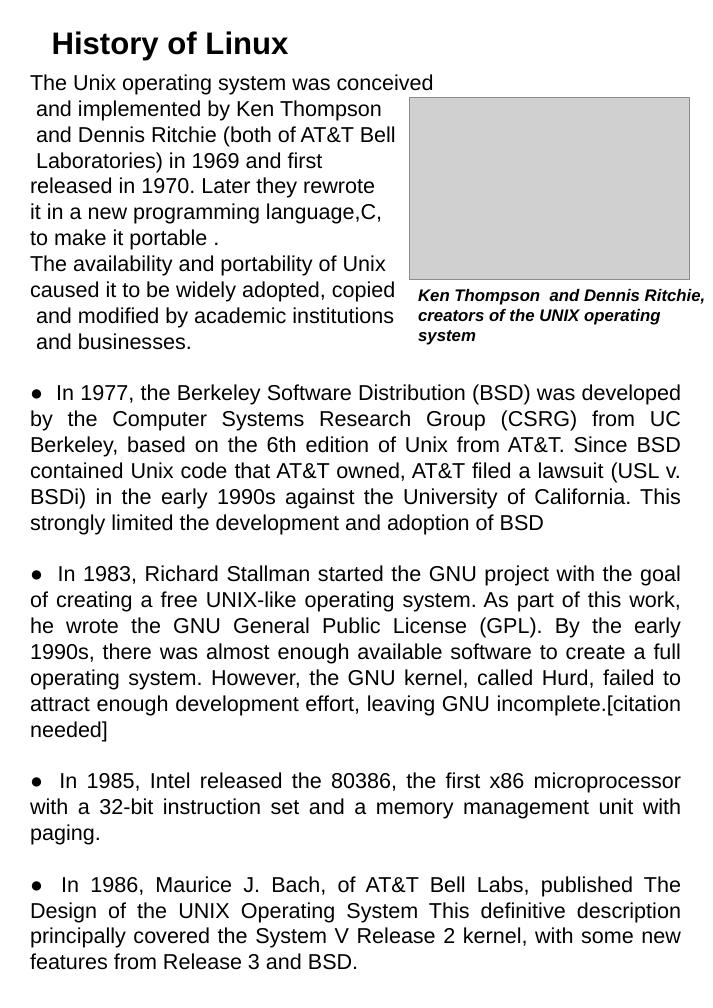
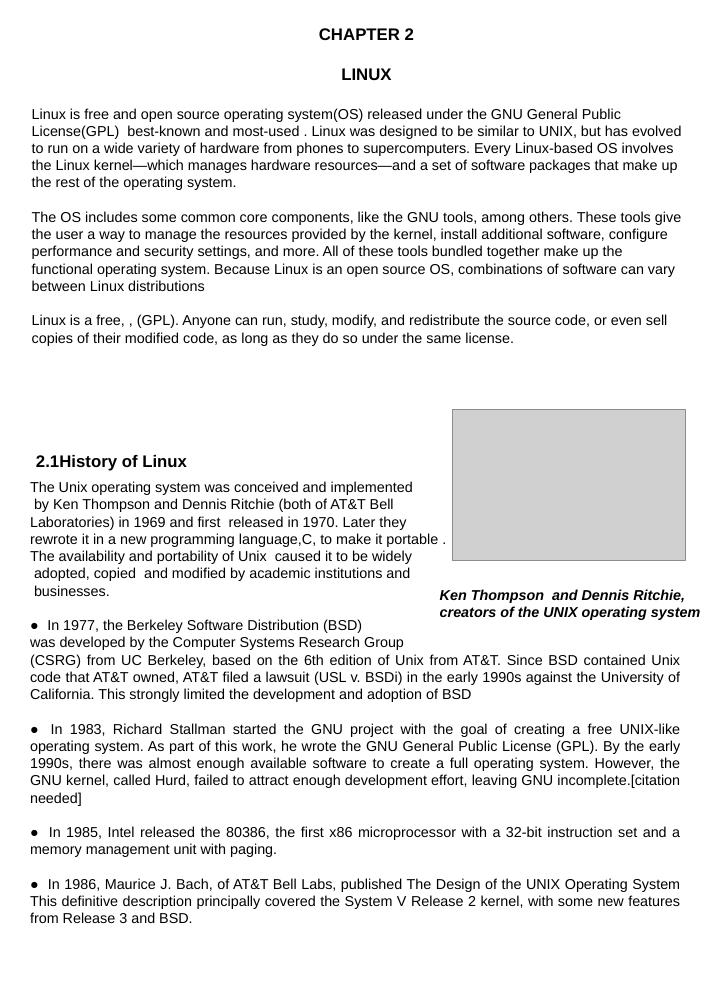
Before and after one commit to aruncs31s/m-poly, a slide deck: slide 2 of seminar/seminar report.odp. Drawn at 713x1008 pixels with LibreOffice and Linux fonts; fonts in the diff are those of the drawing; grey boxes stand for pictures. Boxes give left, top, right and bottom in pixels: in the first picture for what was removed or moved away, otherwise in the second. Text is boxed around its words. In the diff, an @@ line names an element or a change of style, - is before the commit and + after.

```diff
--- a/seminar/seminar report.odp
+++ b/seminar/seminar report.odp
@@ text at bbox=[319, 28, 414, 80]: text changed; size 26 to 14 pt @@
-History of Linux
+CHAPTER 2
+LINUX
@@ text added at bbox=[32, 108, 681, 346], 12 pt, text #000000 @@
+Linux is free and open source operating system(OS) released under the GNU General Public License(GPL) best-known and most-used . Linux was designed to be similar to UNIX, but has evolved to run on a wide variety of hardware from phones to supercomputers. Every Linux-based OS involves the Linux kernel—which manages hardware resources—and a set of software packages that make up the rest of the operating system.
+The OS includes some common core components, like the GNU tools, among others. These tools give the user a way to manage the resources provided by the kernel, install additional software, configure performance and security settings, and more. All of these tools bundled together make up the functional operating system. Because Linux is an open source OS, combinations of software can vary between Linux distributions
+Linux is a free, , (GPL). Anyone can run, study, modify, and redistribute the source code, or even sell copies of their modified code, as long as they do so under the same license.
@@ picture: place and size @@
-picture at bbox=[410, 97, 690, 279]
+picture at bbox=[453, 410, 685, 560]
@@ text "The Unix operating system was ...": place and size @@
-text "The Unix operating system was ..." at bbox=[30, 74, 682, 970]
+text "The Unix operating system was ..." at bbox=[30, 481, 681, 923]
@@ text added at bbox=[36, 455, 187, 471], 14 pt, text #000000, bold @@
+2.1History of Linux
@@ text at bbox=[30, 481, 680, 702]: text changed; size 18 to 12 pt @@
-The Unix operating system was conceived
-and implemented by Ken Thompson
-and Dennis Ritchie (both of AT&T Bell
-Laboratories) in 1969 and first
-released in 1970. Later they rewrote
-it in a new programming language,C,
-to make it portable .
-The availability and portability of Unix
-caused it to be widely adopted, copied
-and modified by academic institutions
-and businesses.
-● In 1977, the Berkeley Software Distribution (BSD) was developed by the Computer Systems Research Group (CSRG) from UC Berkeley, based on the 6th edition of Unix from AT&T. Since BSD contained Unix code that AT&T owned, AT&T filed a lawsuit (USL v. BSDi) in the early 1990s against the University of California. This strongly limited the development and adoption of BSD
+The Unix operating system was conceived and implemented
+by Ken Thompson and Dennis Ritchie (both of AT&T Bell
+Laboratories) in 1969 and first released in 1970. Later they
+rewrote it in a new programming language,C, to make it portable .
+The availability and portability of Unix caused it to be widely
+adopted, copied and modified by academic institutions and
+businesses.
+● In 1977, the Berkeley Software Distribution (BSD)
+was developed by the Computer Systems Research Group
+(CSRG) from UC Berkeley, based on the 6th edition of Unix from AT&T. Since BSD contained Unix code that AT&T owned, AT&T filed a lawsuit (USL v. BSDi) in the early 1990s against the University of California. This strongly limited the development and adoption of BSD
@@ text "Ken Thompson and Dennis Ritchie, ...": place and size @@
-text "Ken Thompson and Dennis Ritchie, ..." at bbox=[418, 289, 706, 345]
+text "Ken Thompson and Dennis Ritchie, ..." at bbox=[440, 589, 700, 620]
@@ text "Ken Thompson and Dennis Ritchie, ..." at bbox=[440, 589, 700, 620]: size 14 to 12 pt @@
@@ text at bbox=[30, 723, 681, 923]: size 18 to 12 pt in "● In 1983, Richard Stallman started the ...", "● In 1985, Intel released the 80386, ...", "● In 1986, Maurice J. Bach, of ..." @@
```
Also in this commit, not shown: 2 other slides changed, 3 slides added, 2 slides removed, 1 other file.
